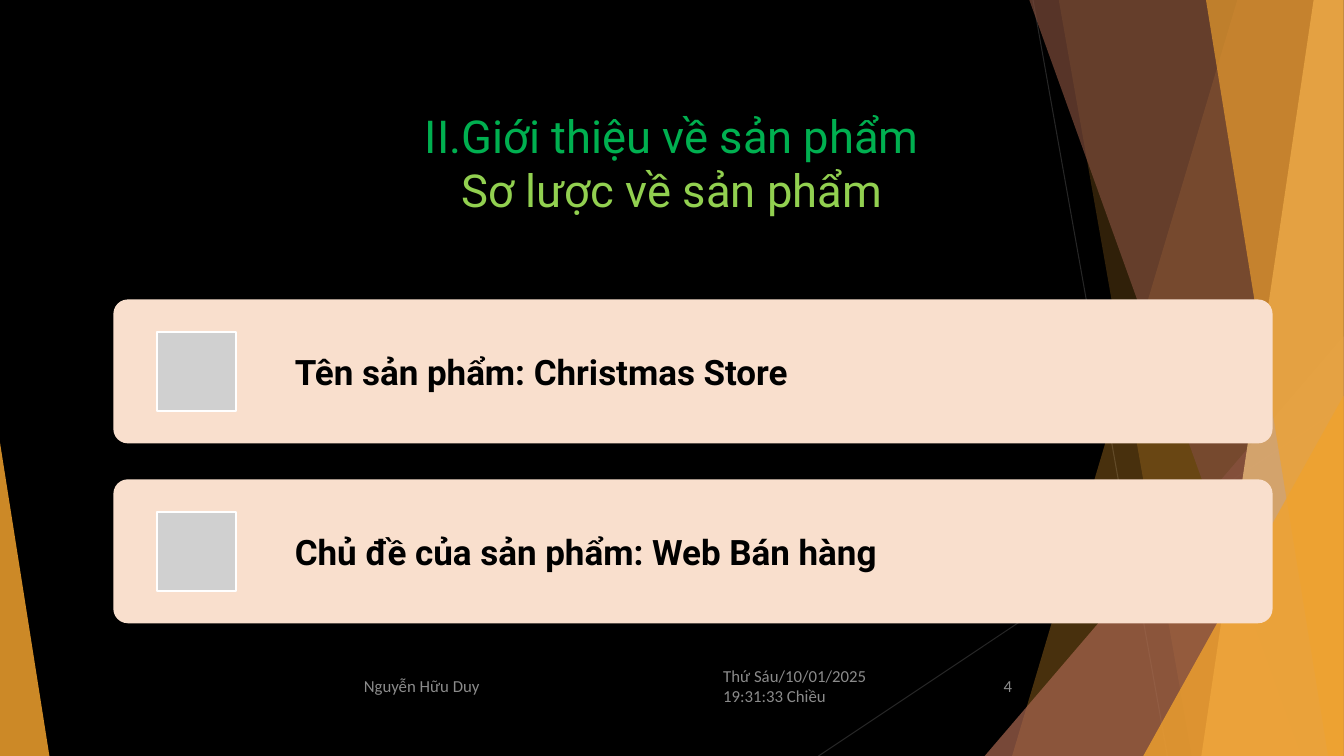
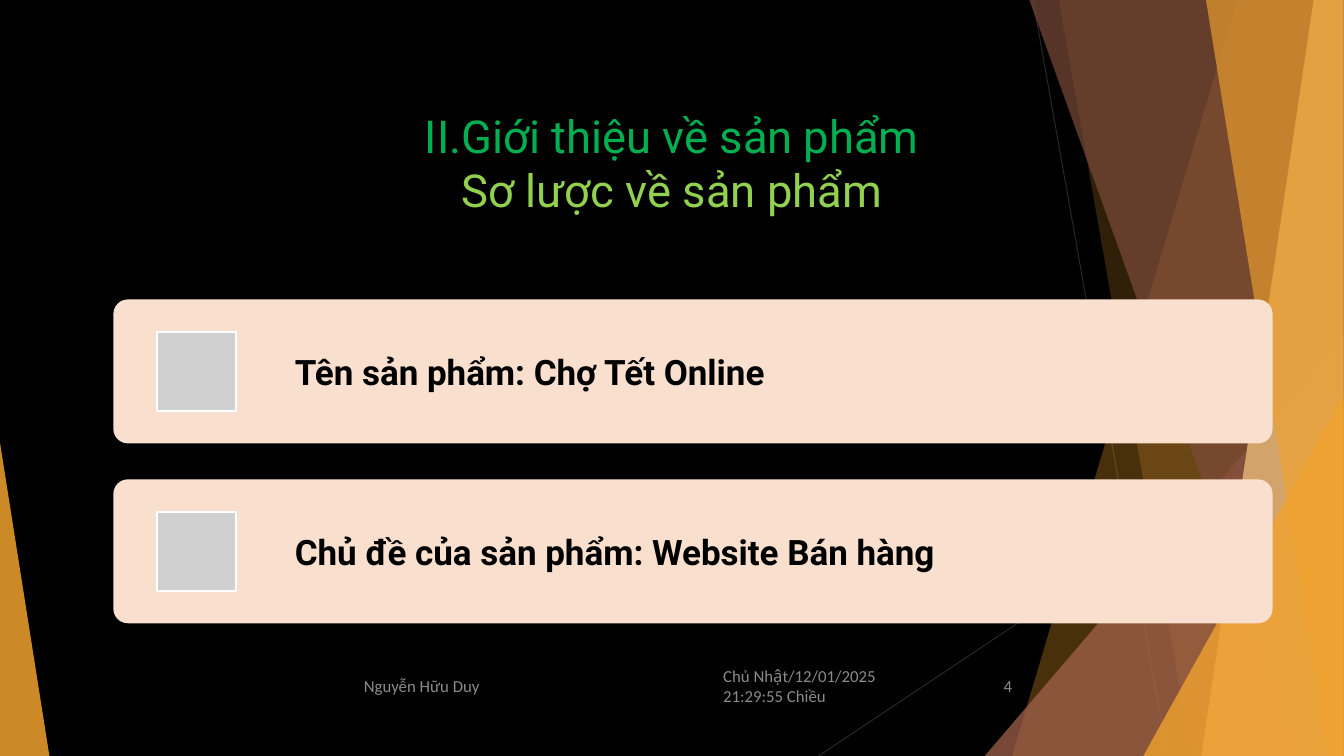
Before and after one commit to NguyenHuuDuy2011/SPCK_NguyenHuuDuy, a slide deck: slide 4 of SPCK_JSA07_Duy.pptx. Drawn at 1344x756 pixels with LibreOffice and Linux fonts; fonts in the diff are those of the drawing; grey boxes stand for pictures. Boxes give left, top, right and bottom in pixels: in the first picture for what was removed or moved away, otherwise in the second. Text is boxed around its words. In the diff, an @@ line names an element or a change of style, - is before the commit and + after.

```diff
--- a/SPCK_JSA07_Duy.pptx
+++ b/SPCK_JSA07_Duy.pptx
@@ text at bbox=[295, 356, 765, 392]: text changed @@
-Tên sản phẩm: Christmas Store
+Tên sản phẩm: Chợ Tết Online
@@ text at bbox=[295, 536, 935, 573]: text changed @@
-Chủ đề của sản phẩm: Web Bán hàng
+Chủ đề của sản phẩm: Website Bán hàng
@@ text at bbox=[723, 670, 876, 702]: text changed @@
-Thứ Sáu/10/01/2025 19:31:33 Chiều
+Chủ Nhật/12/01/2025 21:29:55 Chiều
```
Also in this commit, not shown: 13 other slides changed, 1 other file.
